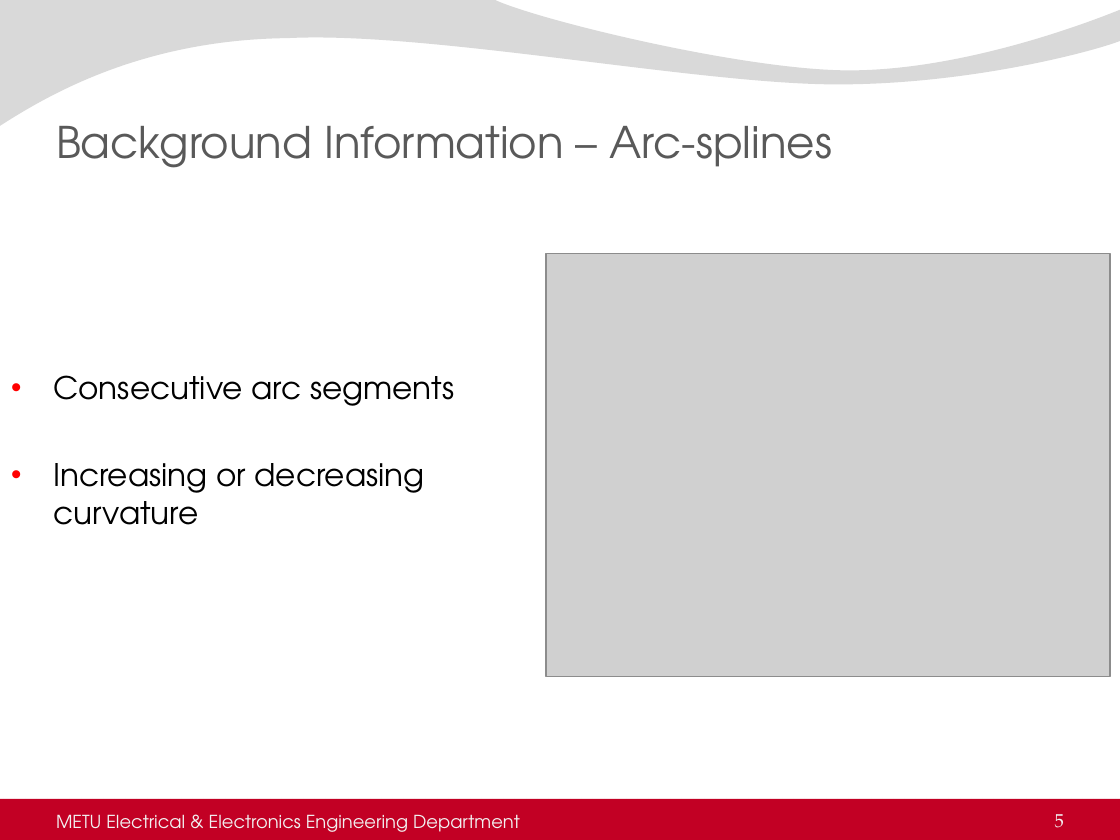
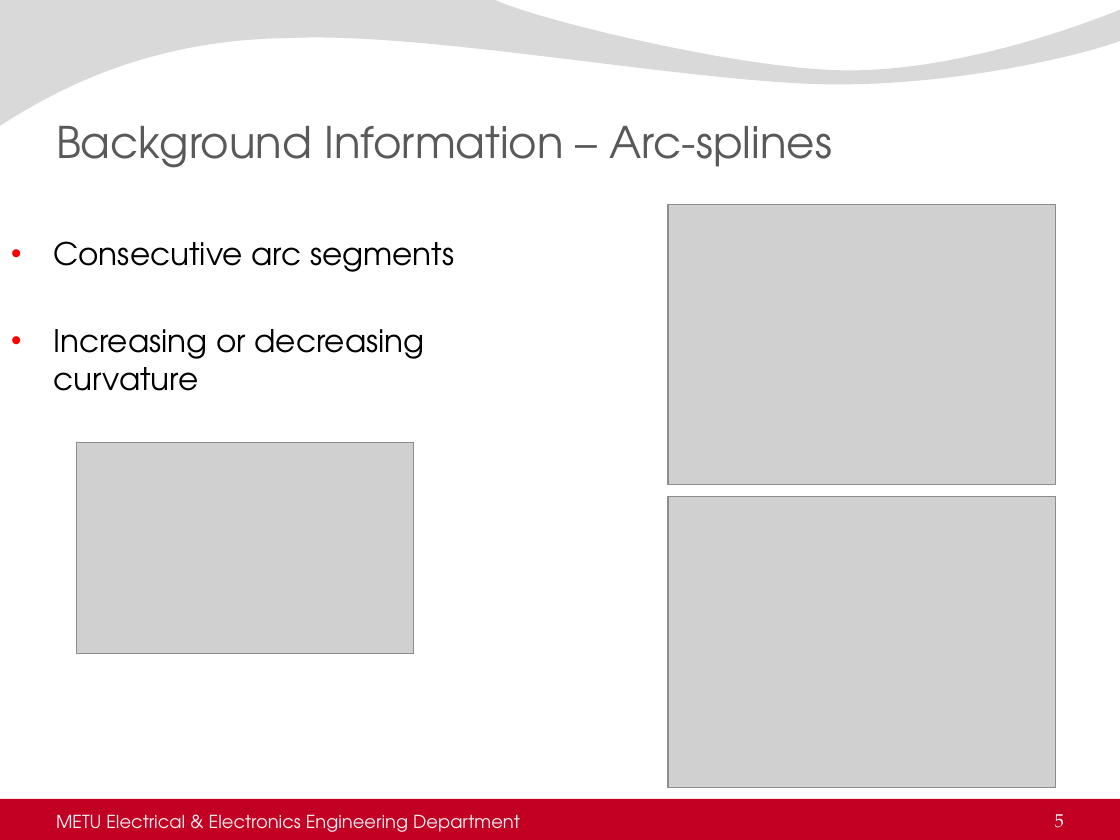
Before and after one commit to AtakanQ/thesis, a slide deck: slide 5 of thesisDefense.pptx. Drawn at 1120x840 pixels with LibreOffice and Linux fonts; fonts in the diff are those of the drawing; grey boxes stand for pictures; background and template pictures are left out. Boxes give left, top, right and bottom in pixels: in the first picture for what was removed or moved away, otherwise in the second. Text is boxed around its words. In the diff, an @@ line names an element or a change of style, - is before the commit and + after.

Commit message:
Presentation updated
Presentation updated, outline updated and pictures are updated.

```diff
--- a/thesisDefense.pptx
+++ b/thesisDefense.pptx
@@ picture added at box(668, 205, 1055, 485) @@
@@ text "Consecutive arc segments": place and size @@
-text "Consecutive arc segments" at box(53, 375, 454, 525)
+text "Consecutive arc segments" at box(53, 241, 454, 391)
@@ picture added at box(77, 442, 414, 654) @@
@@ picture: place and size @@
-picture at box(547, 253, 1111, 676)
+picture at box(668, 496, 1055, 787)
```
Also in this commit, not shown: 3 other slides changed, 11 slides added, 4 other files.
